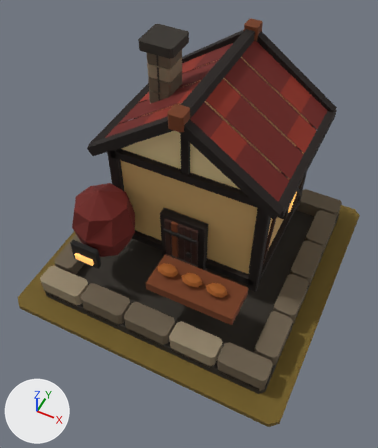
The glTF model art/bakery_t3/bakery_t3.glb as it was, and as the next commit left it.
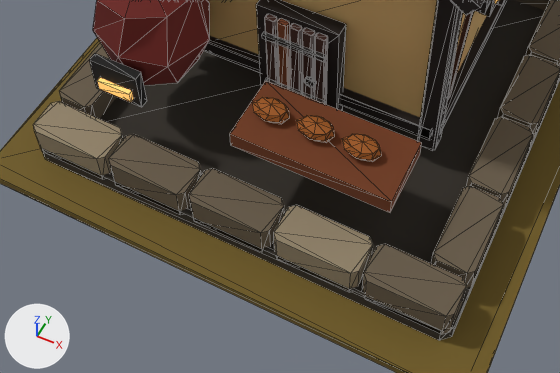
There are two pictures of each version: one whole from a camera (50 mm lens) standing at (1.24, -2.7, 3.78) and looking at (0.03, -0.28, 0.74), one close up on the part from 6% to 85% of the width and 47% to 92% of the height. Arrows for +X, +Y and +Z are at lower left; the lights stay in place. The last two pictures show the newer version. The close-ups show mesh edges as thin lines.

The first close-up shows 'MMR | bakery | T03 Architecture.001', 'MMR | bakery | Tier 03 Ground.001'.
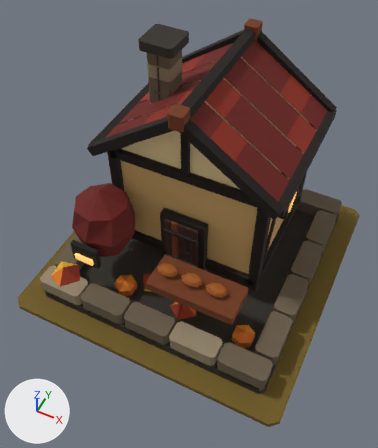
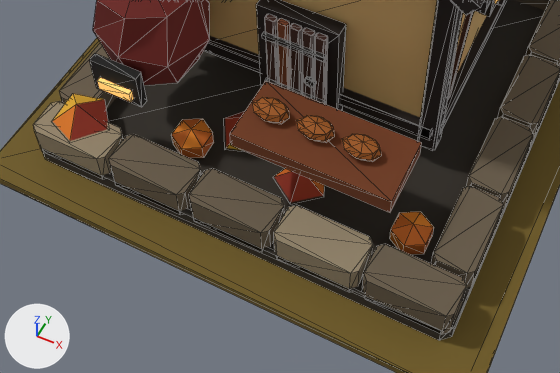
The edits, one by one:
Mesh me_mmr___bakery___t03_autumn_dressing_001 is new.
It has 56 vertices, 61 faces and spans x -0.99..0.78, y -0.98..-0.23, z 0.08..0.32.
It uses material mat_mmr___shared_palette_atlas (picture img_mmr_shared_color_palette_64).
Object 'MMR | bakery | T03 Autumn Dressing.001' (ob_mmr___bakery___t03_autumn_dressing_001) is new; it shows me_mmr___bakery___t03_autumn_dressing_001.
Its location is (0.0, 0.0, 0.05).

Boxes (x1, y1, x2, y2) around the edits, measured in the close-ups (560 x 373 px):
'MMR | bakery | T03 Autumn Dressing.001', added: after (53, 94, 434, 254)
